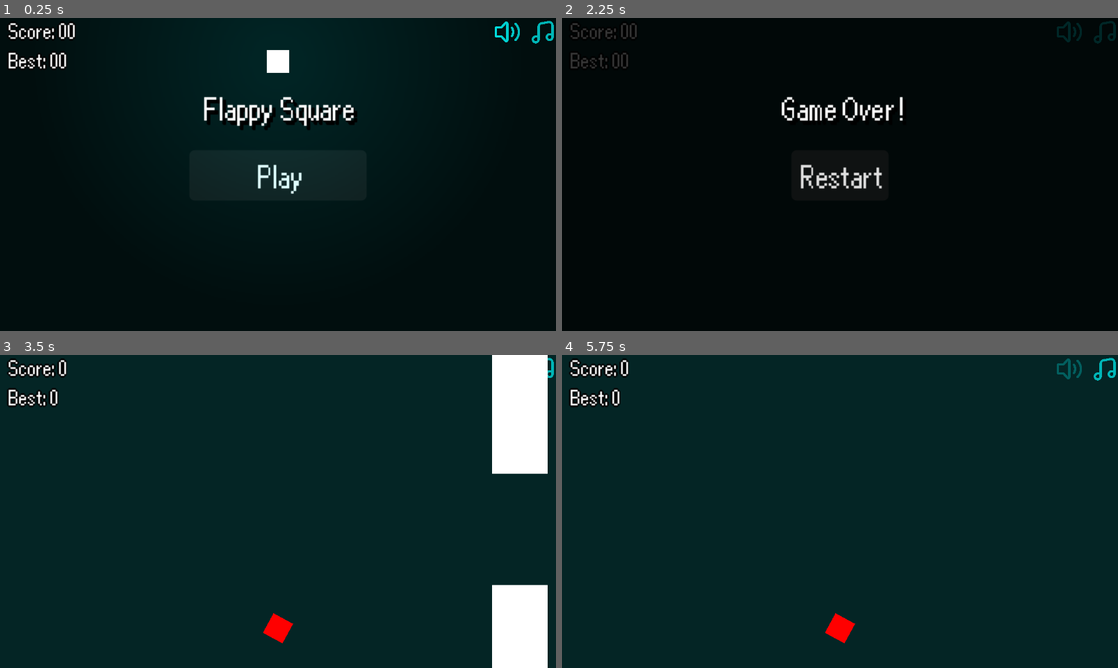
Above: before the commit, frames 1-4 (two rows, left to right).
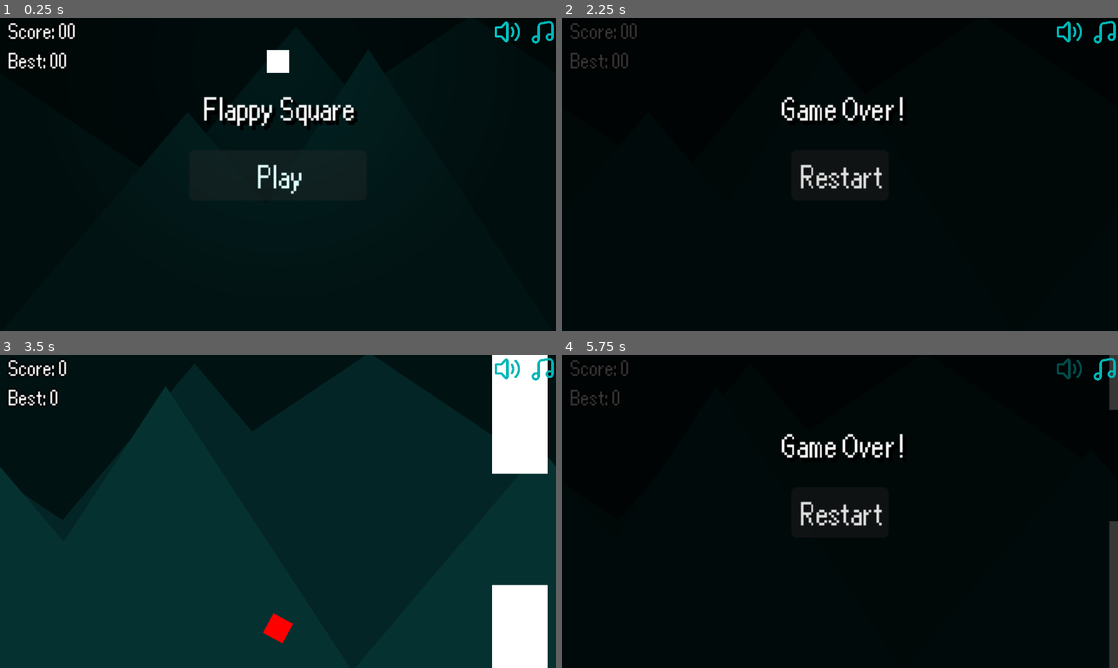
Above: after the commit, the same moments.

Repository: Nabil080/flappy-square
Game: Godot game, scene res://core/game.tscn
The game is run twice, just before and just after one commit, with the same random seed, the same clock (stepped at 60 frames per second) and the same inputs.
Inputs (mouse positions are in pixels of both pictures, inside the frame that each line leads up to):
- Up to frame 1 (0.25 s): no input
- Up to frame 2 (2.25 s): click "Play" at 0.5 s; click (1067, 30) at 1.25 s; click (1067, 30) at 2 s
- Up to frame 3 (3.5 s): click "Restart" at 2.75 s
- Up to frame 4 (5.75 s): click (1067, 367) at 3.5 s; move the mouse to (962, 495) at 4.27 s; tap M (toggle_music) at 4.35 s; click (962, 495) at 4.42 s; tap Space (flap) at 4.52, 4.82 s; click (840, 511) at 5 s, where only the run before the commit has a clickable "Restart"

The runs differ from the first frame. In frame 2, 0.2% of the frame differs, in the area x 89-100%, y 0-9%; in frame 3, 0.2%; in frame 4, 97%, in the area x 0-100%, y 0-100%.

Commit message:
Parallax Background

Diff:
--- a/UI/game_over_menu.tscn
+++ b/UI/game_over_menu.tscn
@@ -1,9 +1,17 @@
-[gd_scene load_steps=3 format=3 uid="uid://dr7jkik87k7qj"]
+[gd_scene load_steps=5 format=3 uid="uid://dr7jkik87k7qj"]
 
 [ext_resource type="Script" uid="uid://15kqw1b7xvxe" path="res://UI/game_over_menu.gd" id="1_jobbv"]
 
 [sub_resource type="StyleBoxFlat" id="StyleBoxFlat_jobbv"]
 bg_color = Color(0, 0, 0, 0.78431374)
+
+[sub_resource type="InputEventKey" id="InputEventKey_jobbv"]
+device = -1
+keycode = 32
+unicode = 32
+
+[sub_resource type="Shortcut" id="Shortcut_3rckl"]
+events = [SubResource("InputEventKey_jobbv")]
 
 [node name="GameOverMenu" type="Control"]
 layout_mode = 3
@@ -33,6 +41,7 @@
 offset_bottom = 4.0
 grow_horizontal = 2
 grow_vertical = 2
+shortcut = SubResource("Shortcut_3rckl")
 text = "Restart"
 
 [node name="Label" type="Label" parent="Panel"]
--- a/UI/starting_menu.gd
+++ b/UI/starting_menu.gd
@@ -5,8 +5,6 @@
 	get_tree().paused = true
 
 func _on_button_pressed() -> void:
-	#Music.play()
 	get_tree().paused = false
 	hide()
 	$"../../Player".is_playing = true
-	Globals.first_launch = false
--- a/UI/starting_menu.tscn
+++ b/UI/starting_menu.tscn
@@ -1,9 +1,17 @@
-[gd_scene load_steps=3 format=3 uid="uid://cf8regt20yulc"]
+[gd_scene load_steps=5 format=3 uid="uid://cf8regt20yulc"]
 
 [ext_resource type="Script" uid="uid://c25lclunrfres" path="res://UI/starting_menu.gd" id="1_wbhx8"]
 
 [sub_resource type="StyleBoxFlat" id="StyleBoxFlat_jobbv"]
 bg_color = Color(0, 0, 0, 0.6156863)
+
+[sub_resource type="InputEventKey" id="InputEventKey_wbhx8"]
+device = -1
+keycode = 32
+unicode = 32
+
+[sub_resource type="Shortcut" id="Shortcut_earh1"]
+events = [SubResource("InputEventKey_wbhx8")]
 
 [node name="StartingMenu" type="Control"]
 process_mode = 2
@@ -35,6 +43,7 @@
 offset_bottom = 14.5
 grow_horizontal = 2
 grow_vertical = 2
+shortcut = SubResource("Shortcut_earh1")
 text = "Play"
 
 [node name="Label" type="Label" parent="Panel"]
--- a/core/game.gd
+++ b/core/game.gd
@@ -15,12 +15,14 @@
 	_load_data()
 
 func _reset_game():
+	Music.play()
 	score = 0
 	pipe_manager.reset()
 	player.reset()
 	_update_ui()
 
 func _on_player_is_dead() -> void:
+	Music.stop()
 	game_over_sound.play()
 	get_tree().paused = true
 	await get_tree().create_timer(1.0).timeout
--- a/core/game.tscn
+++ b/core/game.tscn
@@ -6,6 +6,7 @@
 [ext_resource type="FontFile" uid="uid://cg24g0btouosh" path="res://assets/ari-w9500-condensed.ttf" id="2_a04qp"]
 [ext_resource type="PackedScene" uid="uid://dr7jkik87k7qj" path="res://UI/game_over_menu.tscn" id="3_sjcnv"]
 [ext_resource type="PackedScene" uid="uid://c4ggvkfbuurq2" path="res://UI/sound_buttons.tscn" id="5_gjr3k"]
+[ext_resource type="PackedScene" uid="uid://cwuh7l77b2gtc" path="res://core/parallax.tscn" id="6_4cdhi"]
 [ext_resource type="AudioStream" uid="uid://17hthmxx7u81" path="res://assets/game-over-arcade-6435.mp3" id="6_cjuek"]
 [ext_resource type="PackedScene" uid="uid://cf8regt20yulc" path="res://UI/starting_menu.tscn" id="7_vhpdd"]
 
@@ -24,7 +25,8 @@
 offset_bottom = 180.0
 
 [node name="Background" type="ColorRect" parent="UI"]
-z_index = -5
+visible = false
+z_index = -10
 layout_mode = 1
 anchors_preset = 15
 anchor_right = 1.0
@@ -35,7 +37,7 @@
 offset_bottom = 370.0
 grow_horizontal = 2
 grow_vertical = 2
-color = Color(0.015719434, 0.14369178, 0.14420378, 1)
+color = Color(0.015686275, 0.14509805, 0.14509805, 1)
 
 [node name="Score" type="Label" parent="UI"]
 z_index = 1
@@ -57,10 +59,14 @@
 layout_mode = 1
 
 [node name="StartingMenu" parent="UI" instance=ExtResource("7_vhpdd")]
+visible = false
 layout_mode = 1
 
 [node name="SoundButtons" parent="UI" instance=ExtResource("5_gjr3k")]
+z_index = 10
 layout_mode = 1
+
+[node name="ParallaxBackground" parent="UI" instance=ExtResource("6_4cdhi")]
 
 [node name="Floor" type="StaticBody2D" parent="." groups=["enemy"]]
 position = Vector2(160, 180)
@@ -83,10 +89,9 @@
 script = ExtResource("2_5sg27")
 
 [node name="DestroyArea" type="Area2D" parent="PipeManager"]
-position = Vector2(-334, -2)
+position = Vector2(-379, -3)
 
 [node name="CollisionShape2D" type="CollisionShape2D" parent="PipeManager/DestroyArea"]
-position = Vector2(-12, 0)
 shape = SubResource("RectangleShape2D_5sg27")
 
 [node name="GameOverSound" type="AudioStreamPlayer" parent="."]
--- /dev/null
+++ b/core/parallax.gd
@@ -0,0 +1,6 @@
+extends ParallaxBackground
+
+@export var scroll_speed := 100.0  # pixels per second
+
+func _process(delta: float) -> void:
+	scroll_offset.x -= scroll_speed * delta
--- /dev/null
+++ b/core/parallax.tscn
@@ -0,0 +1,117 @@
+[gd_scene load_steps=3 format=3 uid="uid://cwuh7l77b2gtc"]
+
+[ext_resource type="Script" uid="uid://dwranhexjk365" path="res://core/parallax.gd" id="1_gr24y"]
+
+[sub_resource type="PrismMesh" id="PrismMesh_4c55m"]
+
+[node name="ParallaxBackground" type="ParallaxBackground"]
+script = ExtResource("1_gr24y")
+
+[node name="ParallaxLayer" type="ParallaxLayer" parent="."]
+modulate = Color(0.026093317, 0.19247076, 0.1924712, 1)
+z_index = -5
+motion_mirroring = Vector2(640, 0)
+
+[node name="MeshInstance2D" type="MeshInstance2D" parent="ParallaxLayer"]
+position = Vector2(108.000015, 117)
+rotation = 3.1415927
+scale = Vector2(214, 126)
+mesh = SubResource("PrismMesh_4c55m")
+
+[node name="MeshInstance2D2" type="MeshInstance2D" parent="ParallaxLayer"]
+position = Vector2(212, 98.99999)
+rotation = 3.1415927
+scale = Vector2(212.60051, 162.38756)
+mesh = SubResource("PrismMesh_4c55m")
+
+[node name="ParallaxLayer2" type="ParallaxLayer" parent="."]
+modulate = Color(0.015686275, 0.14509805, 0.14509805, 1)
+z_index = -6
+motion_scale = Vector2(0.5, 0.5)
+motion_mirroring = Vector2(640, 0)
+
+[node name="MeshInstance2D" type="MeshInstance2D" parent="ParallaxLayer2"]
+position = Vector2(270.89868, 89.33796)
+rotation = 3.1415927
+scale = Vector2(539.79736, 181.32411)
+mesh = SubResource("PrismMesh_4c55m")
+
+[node name="MeshInstance2D2" type="MeshInstance2D" parent="ParallaxLayer2"]
+position = Vector2(170.33617, 92.51137)
+rotation = 3.1415927
+scale = Vector2(295.92816, 175.3648)
+mesh = SubResource("PrismMesh_4c55m")
+
+[node name="ParallaxLayer3" type="ParallaxLayer" parent="."]
+modulate = Color(0.0050590564, 0.06981329, 0.06981311, 1)
+z_index = -7
+motion_scale = Vector2(0.5, 0.5)
+motion_mirroring = Vector2(640, 0)
+
+[node name="MeshInstance2D" type="MeshInstance2D" parent="ParallaxLayer3"]
+position = Vector2(151.37132, 9.7668915)
+rotation = 3.1415927
+scale = Vector2(778.8521, 340.46622)
+mesh = SubResource("PrismMesh_4c55m")
+
+[node name="MeshInstance2D2" type="MeshInstance2D" parent="ParallaxLayer3"]
+position = Vector2(170.33617, 92.51137)
+rotation = 3.1415927
+scale = Vector2(295.92816, 175.3648)
+mesh = SubResource("PrismMesh_4c55m")
+
+[node name="ParallaxLayer4" type="ParallaxLayer" parent="."]
+modulate = Color(0.026093317, 0.19247076, 0.1924712, 1)
+z_index = -5
+position = Vector2(-320, 0)
+motion_mirroring = Vector2(640, 0)
+
+[node name="MeshInstance2D" type="MeshInstance2D" parent="ParallaxLayer4"]
+position = Vector2(108.000015, 117)
+rotation = 3.1415927
+scale = Vector2(214, 126)
+mesh = SubResource("PrismMesh_4c55m")
+
+[node name="MeshInstance2D2" type="MeshInstance2D" parent="ParallaxLayer4"]
+position = Vector2(212, 98.99999)
+rotation = 3.1415927
+scale = Vector2(212.60051, 162.38756)
+mesh = SubResource("PrismMesh_4c55m")
+
+[node name="ParallaxLayer5" type="ParallaxLayer" parent="."]
+modulate = Color(0.015686275, 0.14509805, 0.14509805, 1)
+z_index = -6
+position = Vector2(-320, 0)
+motion_scale = Vector2(0.5, 0.5)
+motion_mirroring = Vector2(640, 0)
+
+[node name="MeshInstance2D" type="MeshInstance2D" parent="ParallaxLayer5"]
+position = Vector2(270.89868, 89.33796)
+rotation = 3.1415927
+scale = Vector2(539.79736, 181.32411)
+mesh = SubResource("PrismMesh_4c55m")
+
+[node name="MeshInstance2D2" type="MeshInstance2D" parent="ParallaxLayer5"]
+position = Vector2(170.33617, 92.51137)
+rotation = 3.1415927
+scale = Vector2(295.92816, 175.3648)
+mesh = SubResource("PrismMesh_4c55m")
+
+[node name="ParallaxLayer6" type="ParallaxLayer" parent="."]
+modulate = Color(0.0050590564, 0.06981329, 0.06981311, 1)
+z_index = -7
+position = Vector2(-320, 0)
+motion_scale = Vector2(0.5, 0.5)
+motion_mirroring = Vector2(640, 0)
+
+[node name="MeshInstance2D" type="MeshInstance2D" parent="ParallaxLayer6"]
+position = Vector2(151.37132, 9.7668915)
+rotation = 3.1415927
+scale = Vector2(778.8521, 340.46622)
+mesh = SubResource("PrismMesh_4c55m")
+
+[node name="MeshInstance2D2" type="MeshInstance2D" parent="ParallaxLayer6"]
+position = Vector2(170.33617, 92.51137)
+rotation = 3.1415927
+scale = Vector2(295.92816, 175.3648)
+mesh = SubResource("PrismMesh_4c55m")
--- a/core/pipe_manager.gd
+++ b/core/pipe_manager.gd
@@ -3,19 +3,27 @@
 signal player_entered
 
 const PIPES = preload("uid://bmkwntdta7k0t")
-const MAX_DIST := 50.0           # Tunnel distance from the center
-const MAX_PIPES := 5             # Pool size
-const SPAWN_INTERVAL := 1.5      # seconds between spawns
+const MAX_DIST := 50.0
+const MAX_PIPES := 5
+const SPAWN_INTERVAL := 1.5
 
 @onready var game: Node2D = $".."
 
-var pool: Array[Pipes] = []      # inactive pipe pool
+var pool: Array[Pipes] = []
+var active_pipes: Array[Pipes] = []
+
 
 func _ready() -> void:
 	_spawn_loop()
 
+
 func reset():
-	for pipes in get_tree().get_nodes_in_group("pipes"): pipes.queue_free()
+	# Hide and disable physics on all active pipes
+	for pipes in active_pipes:
+		_deactivate_pipe(pipes)
+		pool.append(pipes)
+	active_pipes.clear()
+
 
 func _spawn_loop() -> void:
 	while true:
@@ -23,25 +31,63 @@
 			_spawn_pipe_from_pool()
 		await get_tree().create_timer(SPAWN_INTERVAL).timeout
 
+
 func _spawn_pipe_from_pool() -> void:
-	var pipes: Pipes = pool.pop_back()
-	if not pipes:
+	var pipes: Pipes
+	if pool.is_empty():
 		pipes = _new_pipes()
+	else:
+		pipes = pool.pop_back()
+
+	# Reactivate
+	_activate_pipe(pipes)
 	pipes.global_position = global_position
-	randomize()
 	pipes.move_local_y(randf_range(-MAX_DIST, MAX_DIST))
+	active_pipes.append(pipes)
+
 
 func _new_pipes() -> Pipes:
-	print("Creating new pipe")
 	var pipes: Pipes = PIPES.instantiate()
 	pipes.connect("player_entered", _on_player_entered)
 	add_child(pipes)
 	return pipes
 
+
 func _on_destroy_area_area_entered(area: Area2D) -> void:
-	# When a pipe enters the destroy area, recycle it
 	var pipes: Pipes = area.get_parent()
-	pool.append(pipes)
+	if pipes in active_pipes:
+		active_pipes.erase(pipes)
+		_deactivate_pipe(pipes)
+		pool.append(pipes)
+
+
+func _deactivate_pipe(pipes: Node2D) -> void:
+	pipes.visible = false
+	pipes.process_mode = Node.PROCESS_MODE_DISABLED
+
+	for child in pipes.get_children():
+		if child is StaticBody2D:
+			child.set_deferred("collision_layer", 0)
+			child.set_deferred("collision_mask", 0)
+		elif child is Area2D:
+			child.monitoring = false
+			child.set_deferred("collision_layer", 0)
+			child.set_deferred("collision_mask", 0)
+
+
+func _activate_pipe(pipes: Node2D) -> void:
+	pipes.visible = true
+	pipes.process_mode = Node.PROCESS_MODE_INHERIT
+
+	for child in pipes.get_children():
+		if child is StaticBody2D:
+			child.set_deferred("collision_layer", 1)
+			child.set_deferred("collision_mask", 1)
+		elif child is Area2D:
+			child.monitoring = true
+			child.set_deferred("collision_layer", 1)
+			child.set_deferred("collision_mask", 1)
+
 
 func _on_player_entered():
 	player_entered.emit()
--- a/entities/player.tscn
+++ b/entities/player.tscn
@@ -37,7 +37,8 @@
 
 [node name="PointLight2D" type="PointLight2D" parent="."]
 color = Color(1.540184e-06, 0.7709061, 0.774441, 1)
-energy = 2.0
+range_layer_min = -200
+range_layer_max = 200
 shadow_enabled = true
 texture = SubResource("GradientTexture2D_e4p34")
 texture_scale = 6.0
Not shown: 1 places in core/game.tscn that only renumber resources
Not shown, added: core/parallax.gd.uid
